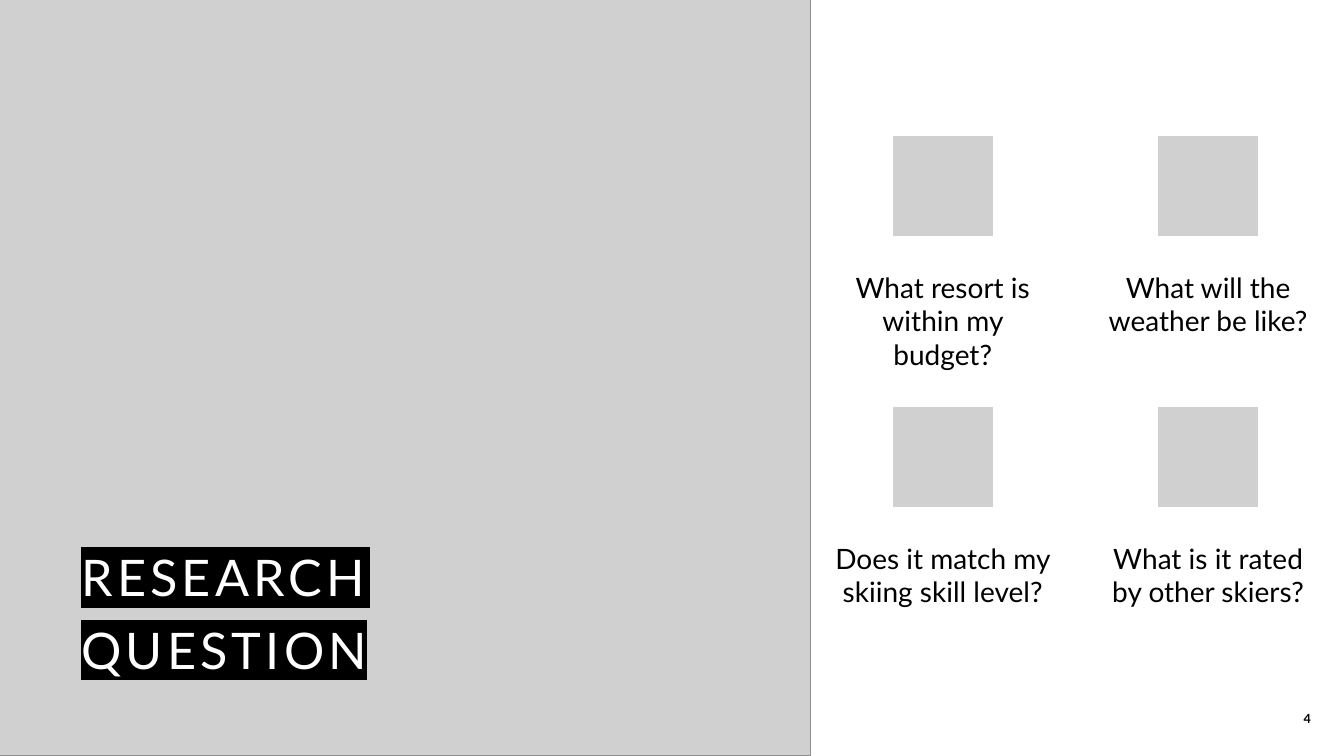
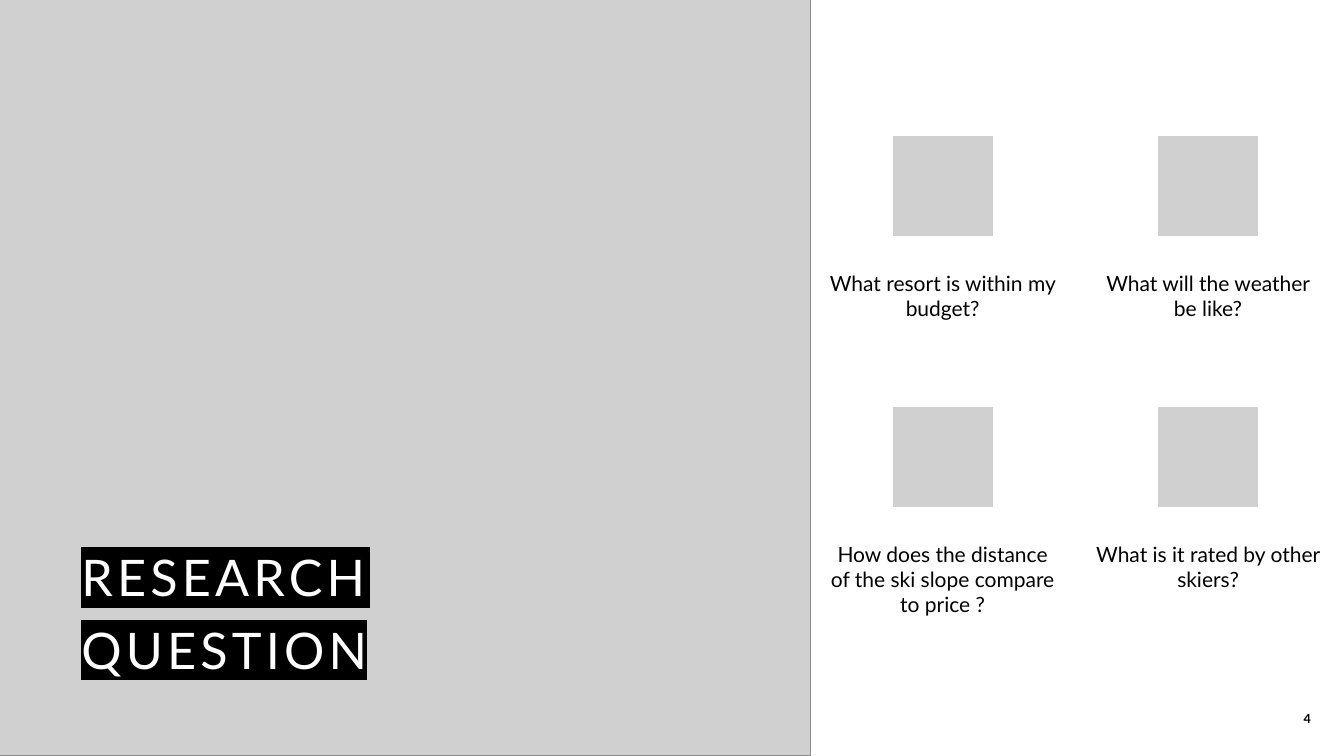
Before and after one commit to BootcampCoderTF/Nordic-Navigators, a slide deck: slide 4 of Presentation/European skii resort presentation.pptx. Drawn at 1344x756 pixels with LibreOffice and Linux fonts; fonts in the diff are those of the drawing; grey boxes stand for pictures. Boxes give left, top, right and bottom in pixels: in the first picture for what was removed or moved away, otherwise in the second. Text is boxed around its words. In the diff, an @@ line names an element or a change of style, - is before the commit and + after.

Commit message:
File

```diff
--- a/Presentation/European skii resort presentation.pptx
+++ b/Presentation/European skii resort presentation.pptx
@@ text at <box>831,546,1054,616</box>: text changed; size 20 to 15 pt @@
-Does it match my skiing skill level?
+How does the distance of the ski slope compare to price ?
@@ size 20 to 15 pt; less space between paragraphs in 3 elements at <box>830,275,1056,320</box>, <box>1106,275,1310,316</box>, <box>1096,546,1321,587</box> @@
```
